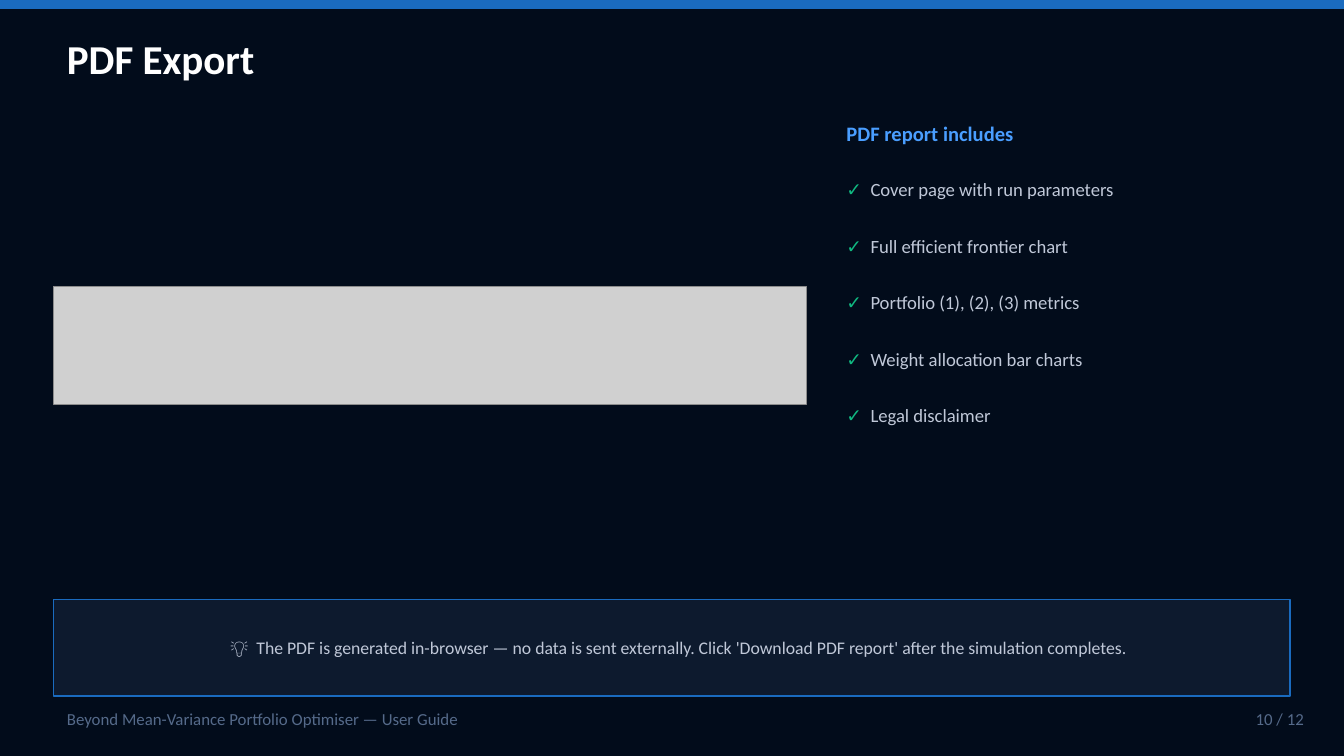
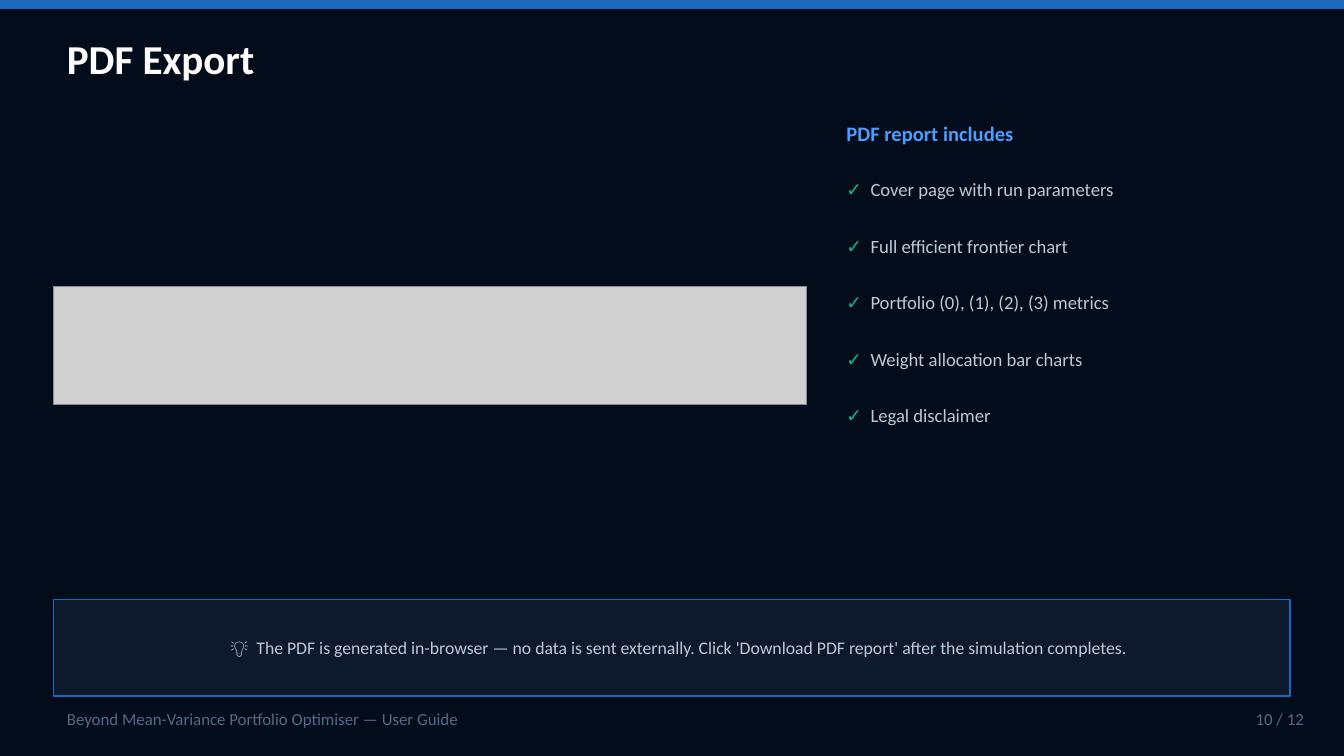
Before and after one commit to SamiJeddou/behavioral-portfolio-optimizer, a slide deck: slide 10 of userguide.pptx. Drawn at 1344x756 pixels with LibreOffice and Linux fonts; fonts in the diff are those of the drawing; grey boxes stand for pictures. Boxes give left, top, right and bottom in pixels: in the first picture for what was removed or moved away, otherwise in the second. Text is boxed around its words. In the diff, an @@ line names an element or a change of style, - is before the commit and + after.

```diff
--- a/userguide.pptx
+++ b/userguide.pptx
@@ text at box(871, 295, 1109, 312): text changed @@
-✓ Portfolio (1), (2), (3) metrics
+✓ Portfolio (0), (1), (2), (3) metrics
```
Also in this commit, not shown: 5 other slides changed.
